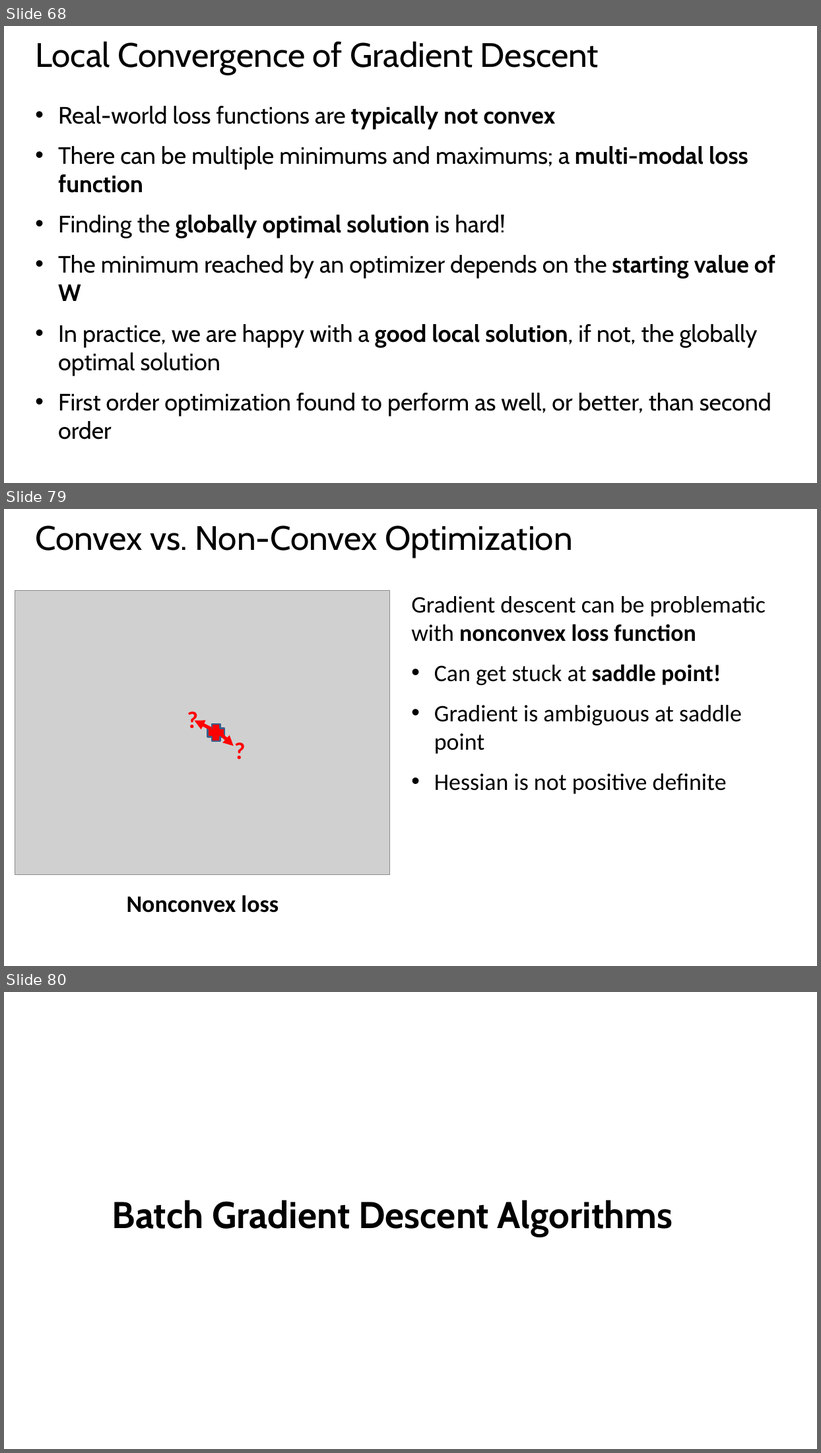
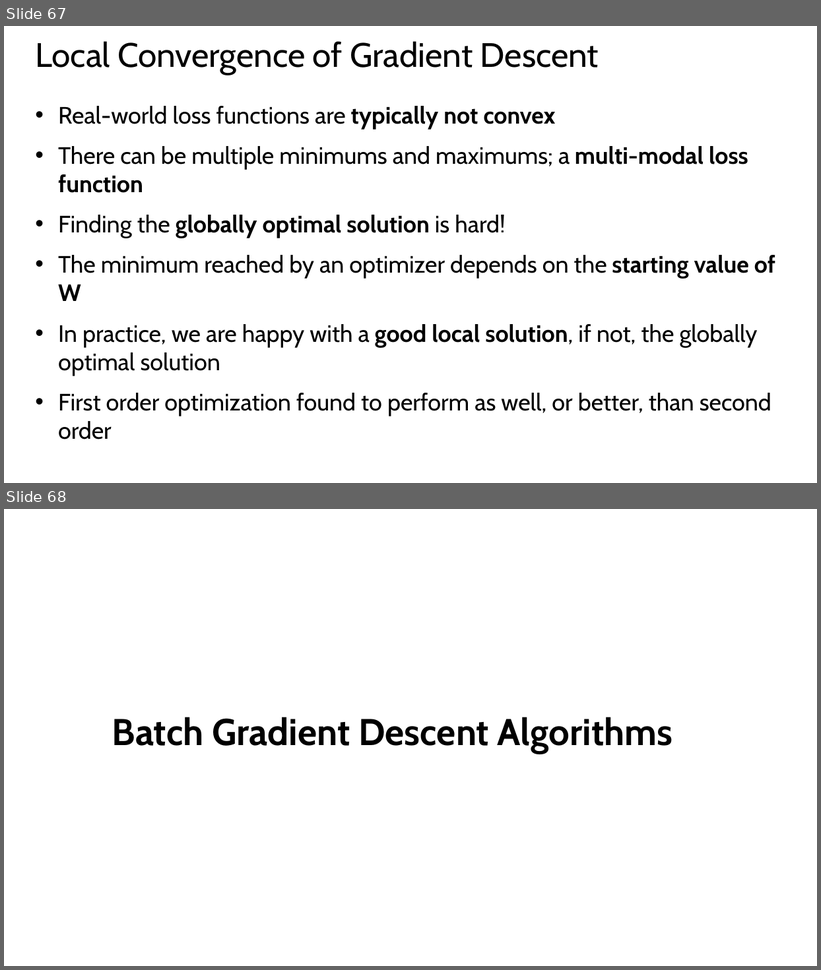
Before and after one commit to StephenElston/CSCI-E25, a slide deck: SuplementaryMaterial/RegularizatioinAndOptimization.pptx. Shown one above the other, each under a label of ours: slides 68, 79 and 80 before the commit, slides 67 and 68 after it; the slides between them are not shown. The pictures are 821x1453 and 821x970 pixels, drawn with LibreOffice and Linux fonts; fonts in the diff are those of the drawing; grey boxes stand for pictures. Boxes give left, top, right and bottom in pixels: in the first picture for what was removed or moved away, otherwise in the second. Text is boxed around its words. In the diff, an @@ line names an element or a change of style, - is before the commit and + after.

Commit message:
Reorganized and corrected optimization slides

```diff
--- a/SuplementaryMaterial/RegularizatioinAndOptimization.pptx
+++ b/SuplementaryMaterial/RegularizatioinAndOptimization.pptx
@@ slide 79 removed at [4,509,817,966], background #FFFFFF @@
@@ title removed at [36,525,573,557] @@
-Convex vs. Non-Convex Optimization
@@ picture removed at [15,590,390,875] @@
@@ text removed at [411,596,766,794] @@
-Gradient descent can be problematic with nonconvex loss function
-• Can get stuck at saddle point!
-• Gradient is ambiguous at saddle point
-• Hessian is not positive definite
@@ text removed at [176,702,209,733] @@
-?
@@ arrow removed from (211, 729) to (194, 721) @@
@@ plus removed at [208,724,224,741] @@
@@ arrow removed from (219, 733) to (234, 747) @@
@@ text removed at [223,733,257,764] @@
-?
@@ text removed at [127,895,279,913] @@
-Nonconvex loss
@@ what was slide 68 is now slide 67 @@
@@ what was slide 80 is now slide 68 @@
```
Also in this commit, not shown: 4 slides changed, 11 other slides removed.
